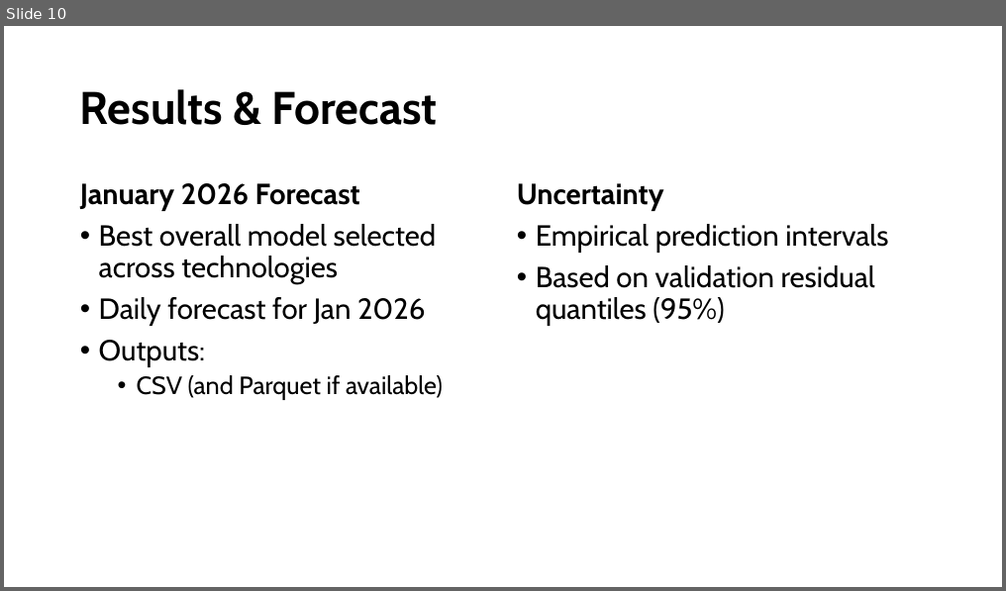
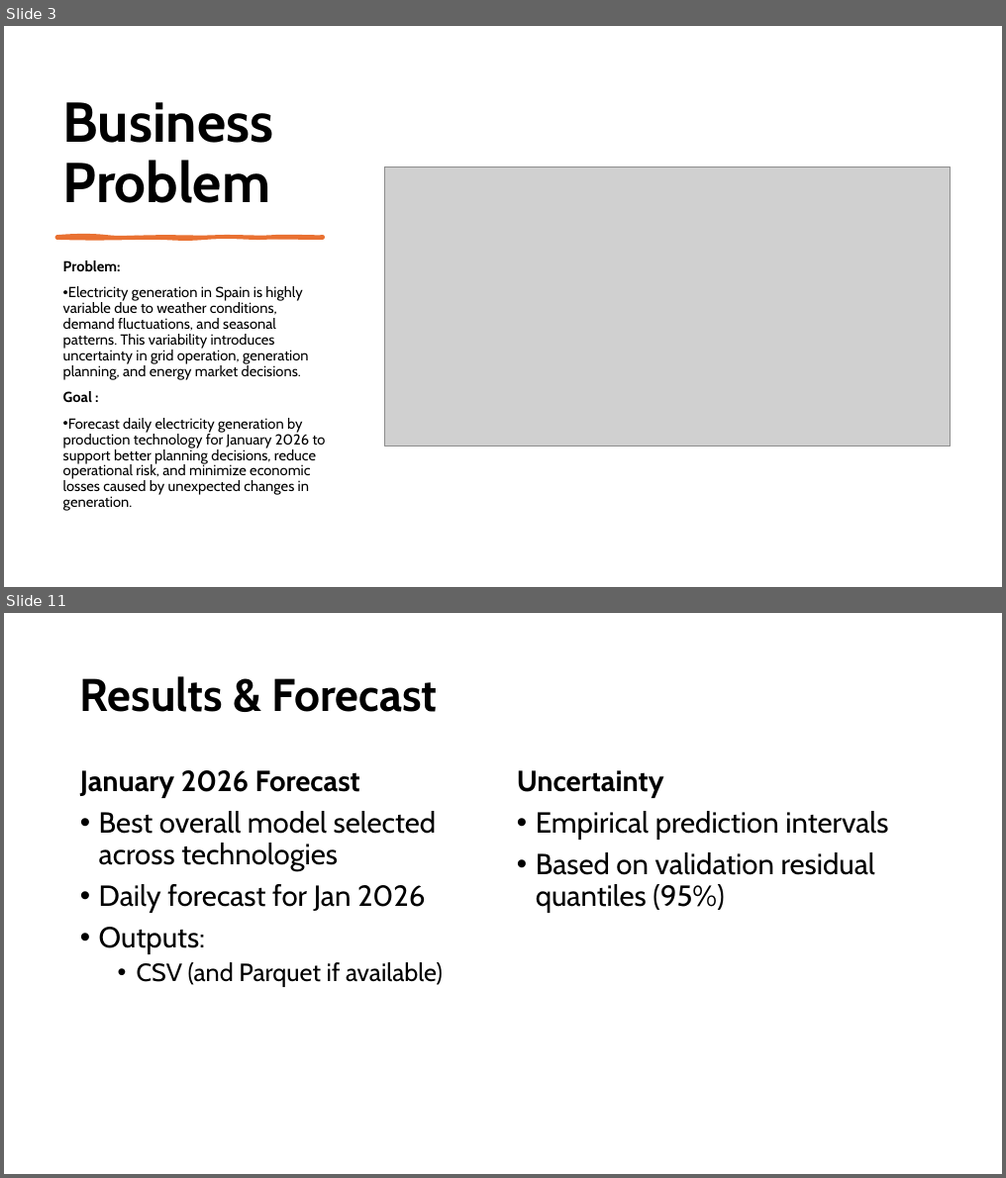
Before and after one commit to mireiamonbu/Spanish-Forecasters-MireiaMontoya-EnriqueRuiz, a slide deck: presentation/CapstonProject.pptx. Shown one above the other, each under a label of ours: slide 10 before the commit, slides 3 and 11 after it; the slides between them are not shown. The pictures are 1006x591 and 1006x1178 pixels, drawn with LibreOffice and Linux fonts; fonts in the diff are those of the drawing; grey boxes stand for pictures. Boxes give left, top, right and bottom in pixels: in the first picture for what was removed or moved away, otherwise in the second. Text is boxed around its words. In the diff, an @@ line names an element or a change of style, - is before the commit and + after.

```diff
--- a/presentation/CapstonProject.pptx
+++ b/presentation/CapstonProject.pptx
@@ slide 3 added at [4,26,1002,587], background #FFFFFF @@
@@ title added at [63,102,274,203], 54 pt, text #000000, bold @@
+Business Problem
@@ picture added at [385,167,950,447] @@
@@ freeform shape added at [56,236,323,238], fill #E97132, outline #E97132 3 pt @@
@@ text added at [63,261,326,511], 14 pt, text #000000 @@
+Problem:
+• Electricity generation in Spain is highly variable due to weather conditions, demand fluctuations, and seasonal patterns. This variability introduces uncertainty in grid operation, generation planning, and energy market decisions.
+Goal :
+• Forecast daily electricity generation by production technology for January 2026 to support better planning decisions, reduce operational risk, and minimize economic losses caused by unexpected changes in generation.
@@ what was slide 10 is now slide 11 @@
```
Also in this commit, not shown: 7 slides changed, 2 other slides added, 2 slides removed.
